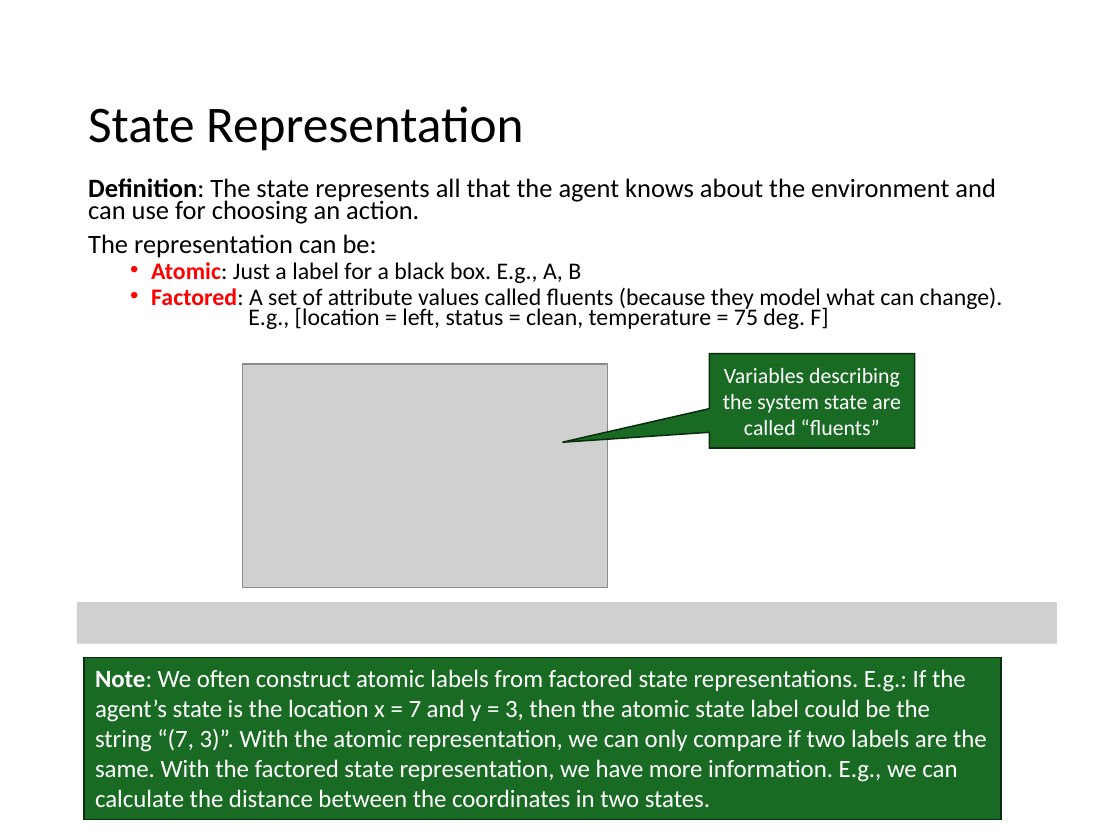
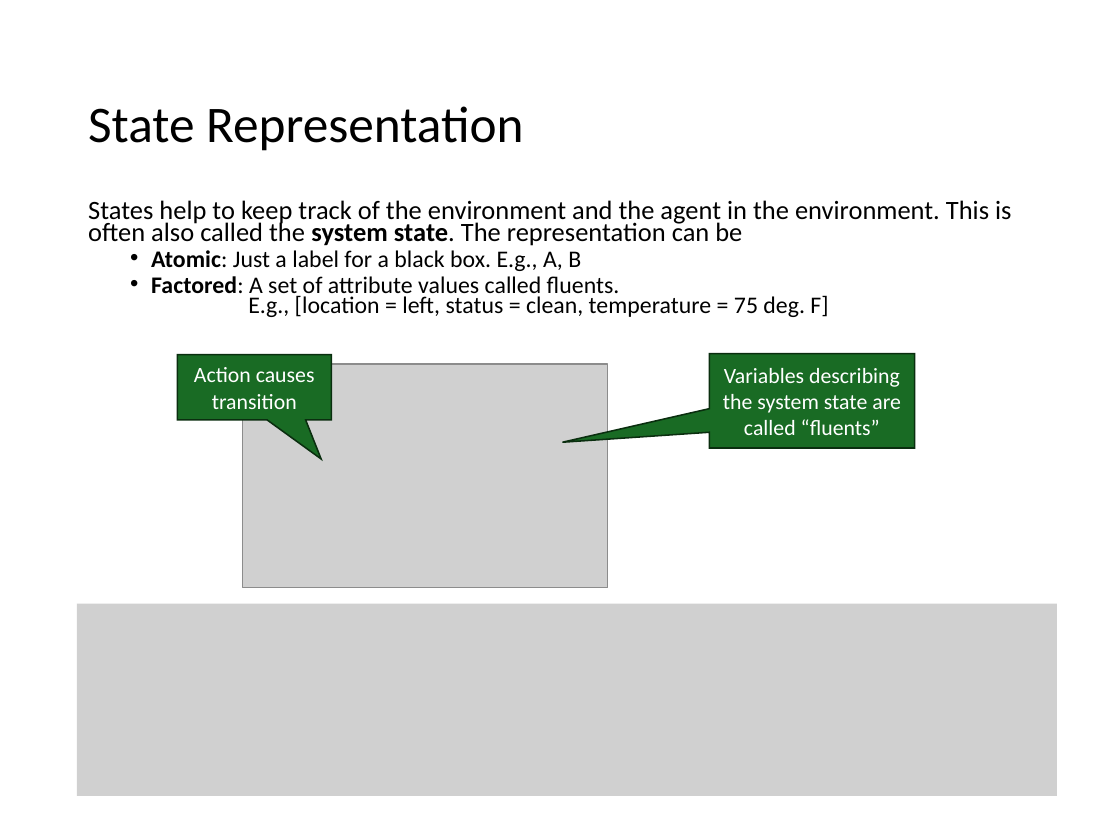
Before and after one commit to mhahsler/Introduction_to_Artificial_Intelligence, a slide deck: slide 20 of slides/discussion/02_agents_discussion.pptx (slide 28 before the commit). Drawn at 1120x840 pixels with LibreOffice and Linux fonts; fonts in the diff are those of the drawing; grey boxes stand for pictures. Boxes give left, top, right and bottom in pixels: in the first picture for what was removed or moved away, otherwise in the second. Text is boxed around its words. In the diff, an @@ line names an element or a change of style, - is before the commit and + after.

```diff
--- a/slides/discussion/02_agents_discussion.pptx
+++ b/slides/discussion/02_agents_discussion.pptx
@@ text "States help to keep track ...": place and size @@
-text "States help to keep track ..." at bbox=[88, 178, 1003, 329]
+text "States help to keep track ..." at bbox=[88, 200, 1011, 317]
@@ text at bbox=[88, 200, 1011, 246]: text changed @@
-Definition: The state represents all that the agent knows about the environment and can use for choosing an action.
-The representation can be:
+States help to keep track of the environment and the agent in the environment. This is often also called the system state. The representation can be
@@ text at bbox=[151, 250, 581, 271]: text colour #FF0000 to #000000 in "Atomic:" @@
@@ text at bbox=[151, 276, 828, 317]: text changed @@
-  • Factored: A set of attribute values called fluents (because they model what can change).
-    E.g., [location = left, status = clean, temperature = 75 deg. F]
+  • Factored: A set of attribute values called fluents.
+    E.g., [location = left, status = clean, temperature = 75 deg. F]
@@ speech box added at bbox=[177, 355, 332, 420], fill #196B24, outline #0B2F10 1 pt, 14 pt, text #FFFFFF @@
+Action causes transition
@@ picture: place and size @@
-picture at bbox=[77, 603, 1057, 644]
+picture at bbox=[77, 604, 1057, 796]
@@ rectangle removed at bbox=[84, 657, 1001, 820] @@
-Note: We often construct atomic labels from factored state representations. E.g.: If the agent’s state is the location x = 7 and y = 3, then the atomic state label could be the string “(7, 3)”. With the atomic representation, we can only compare if two labels are the same. With the factored state representation, we have more information. E.g., we can calculate the distance between the coordinates in two states.
```
Also in this commit, not shown: 10 other slides changed, 11 slides added, 31 slides removed, 1 other file.
